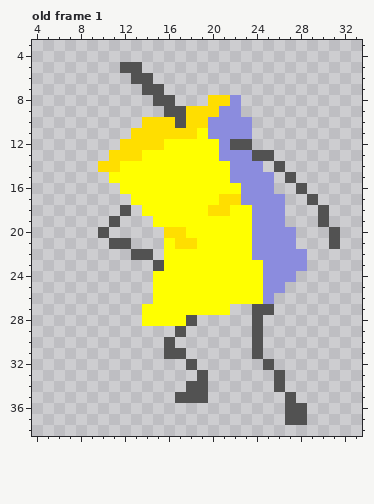
Two versions of one pixel-art file, Assets/Aseprite/drink_container.ase. The picture above is the old version.
40x40 pixels, 1 frame. Shown: old frame 1: x 4..33, y 3..38. The commit also changed other frames, which this record leaves out.
Once edited:
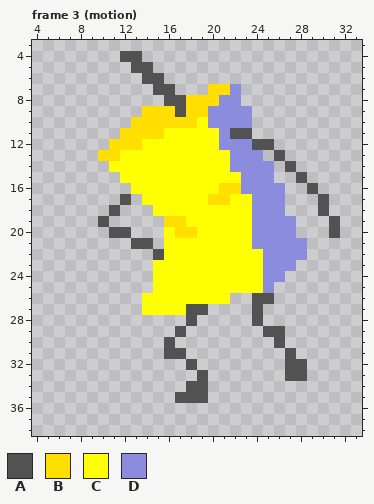
Palette (. is transparent): A #525252  B #ffde00  C #ffff00  D #8b8cde
A new or re-ordered frame is compared with the old frame closest to it.
The edit:
frames 1 -> 10
Frame 3 (motion) is new; against old frame 1, layers "Layer 3", "body", "back_limbs":
y 4: x 12..13 .. -> AA
y 5: x 12 A -> .; x 14 . -> A
y 6: x 13 A -> .; x 15 . -> A
y 7: x 14 A -> .; x 16 . -> A; x 20..22 ... -> BBD
y 8: x 15 A -> .; x 17..19 ... -> ABB; x 21 B -> D
y 9: x 14..16 ..A -> BBB; x 20 B -> D; x 23 . -> D
y 10: x 13 . -> B; x 17 A -> B; x 19 B -> C
y 11: x 12 . -> B; x 16..18 BBB -> CCC; x 20 D -> C; x 22..23 DD -> AA
y 12: x 11 . -> B; x 14..15 BB -> CC; x 22..25 AA.. -> DDAA
y 13: x 10 . -> B; x 12..13 BB -> CC; x 21 D -> C; x 24..26 AA. -> D.A
y 14: x 10..11 BB -> .C; x 25..27 .A. -> D.A
y 15: x 11 C -> .; x 22 D -> C; x 27..28 A. -> .A
y 16: x 12 C -> .; x 21..22 CC -> BB; x 26 . -> D; x 28..29 A. -> .A
y 17: x 12..13 .C -> A.; x 20 C -> B; x 22..23 BD -> CC; x 29..30 A. -> .A
y 18: x 11..12 .A -> A.; x 14 C -> .; x 20..21 BB -> CC
y 19: x 10..11 .A -> A.; x 15..17 CCC -> .BB; x 27 . -> D; x 30..31 A. -> .A
y 20: x 10..12 A.. -> .AA; x 16 B -> C; x 18 C -> B
y 21: x 11..14 AA.. -> ..AA; x 17..18 BB -> CC; x 28 . -> D; x 31 A -> .
y 22: x 13..15 AA. -> ..A; x 24 D -> C
y 23: x 15 A -> C; x 28 D -> .
y 24: x 27 D -> .
y 25: x 26 D -> .
y 26: x 14 . -> C; x 22..25 CCCD -> ..AA
y 27: x 18..21 CCCC -> AA..; x 25 A -> .
y 28: x 14..17 CCCC -> ....
y 29: x 24..26 A.. -> .AA
y 30: x 24 A -> .; x 26 . -> A
y 31: x 24 A -> .; x 27 . -> A
y 32: x 25 A -> .; x 27..28 .. -> AA
y 33: x 26..28 A.. -> .AA
y 34: x 26 A -> .
y 35: x 27 A -> .
y 36..37: x 27..28 AA -> ..
Pixel boxes of the changes (left, top, right, bottom) in both pictures:
changed: (98, 51, 340, 425)
